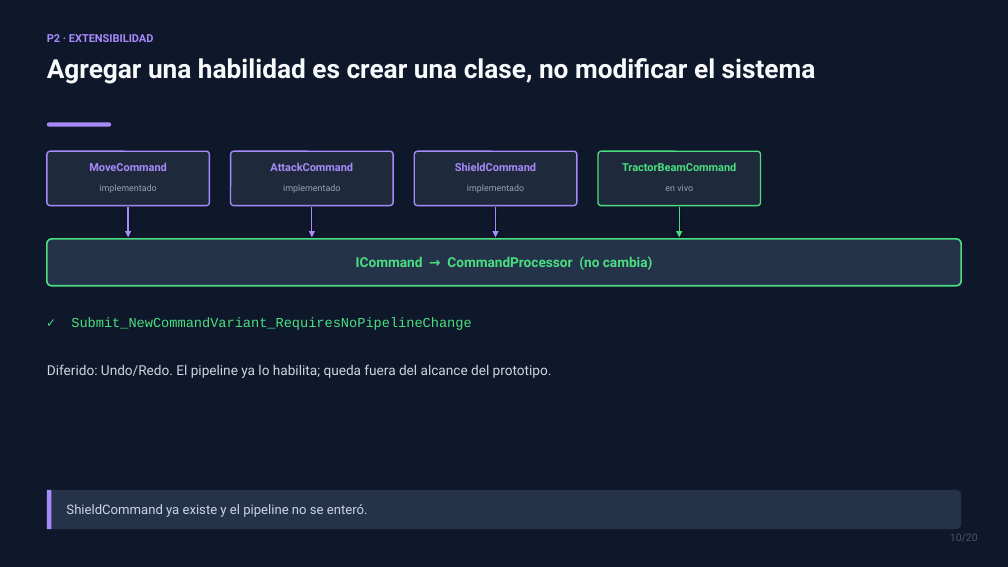
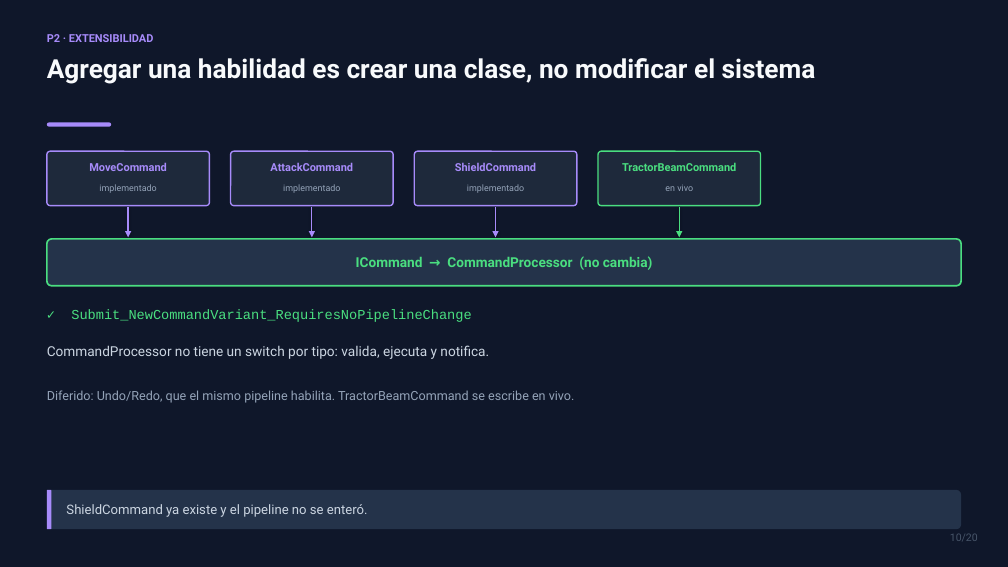
Before and after one commit to SenKetZu/HexPG, a slide deck: slide 10 of docs/presentacion/TP2-VoidHex-Tactics.pptx. Drawn at 1008x567 pixels with LibreOffice and Linux fonts; fonts in the diff are those of the drawing. Boxes give left, top, right and bottom in pixels: in the first picture for what was removed or moved away, otherwise in the second. Text is boxed around its words. In the diff, an @@ line names an element or a change of style, - is before the commit and + after.

Commit message:
Align the deck with the evidence: real counts, scope rows and OCP claim

```diff
--- a/docs/presentacion/TP2-VoidHex-Tactics.pptx
+++ b/docs/presentacion/TP2-VoidHex-Tactics.pptx
@@ text "✓ Submit_NewCommandVariant_RequiresNoPipelineChange" moved from (x1=71, y1=317, x2=471, y2=330) to (x1=71, y1=309, x2=471, y2=322) @@
@@ text added at (x1=47, y1=345, x2=489, y2=359), 13 pt, text #CBD5E1 @@
+CommandProcessor no tiene un switch por tipo: valida, ejecuta y notifica.
@@ text at (x1=47, y1=390, x2=575, y2=403): text changed; size 13 to 12 pt; text colour #CBD5E1 to #94A3B8 @@
-Diferido: Undo/Redo. El pipeline ya lo habilita; queda fuera del alcance del prototipo.
+Diferido: Undo/Redo, que el mismo pipeline habilita. TractorBeamCommand se escribe en vivo.
```
Also in this commit, not shown: 4 other slides changed, 5 other files.
